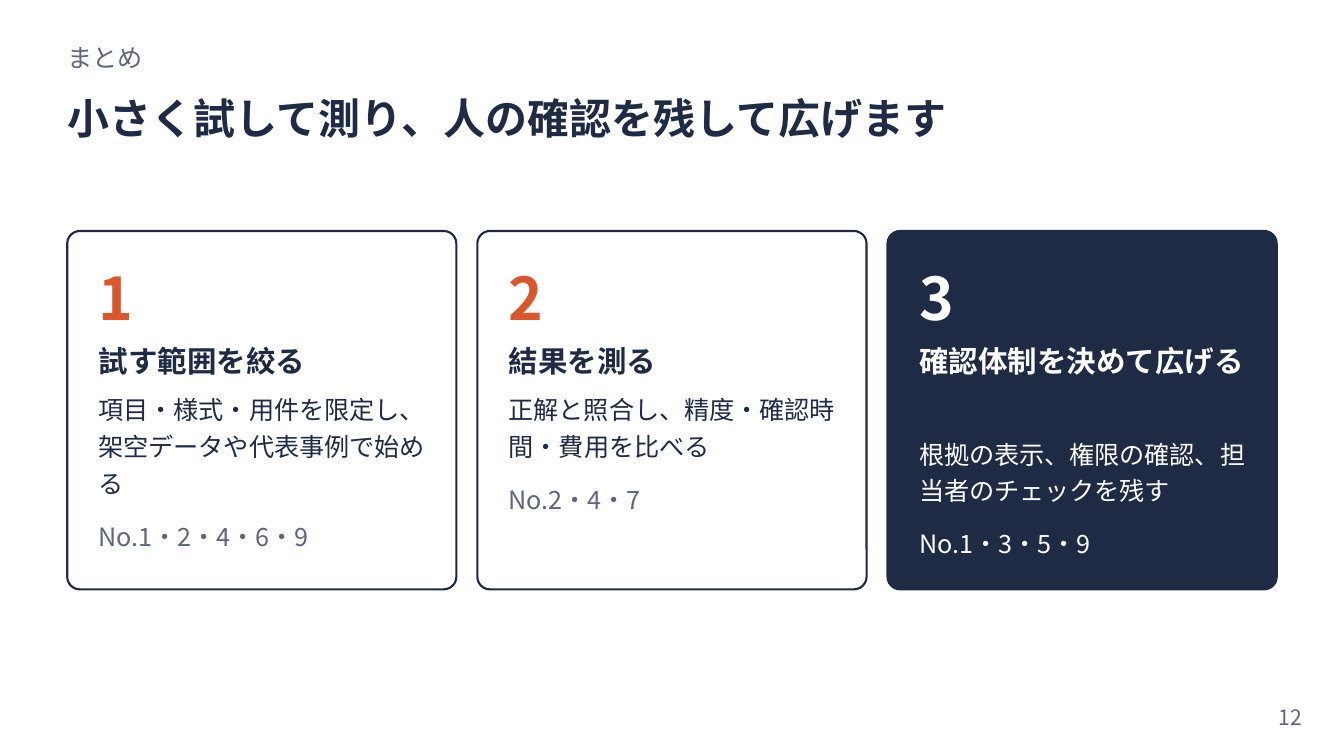
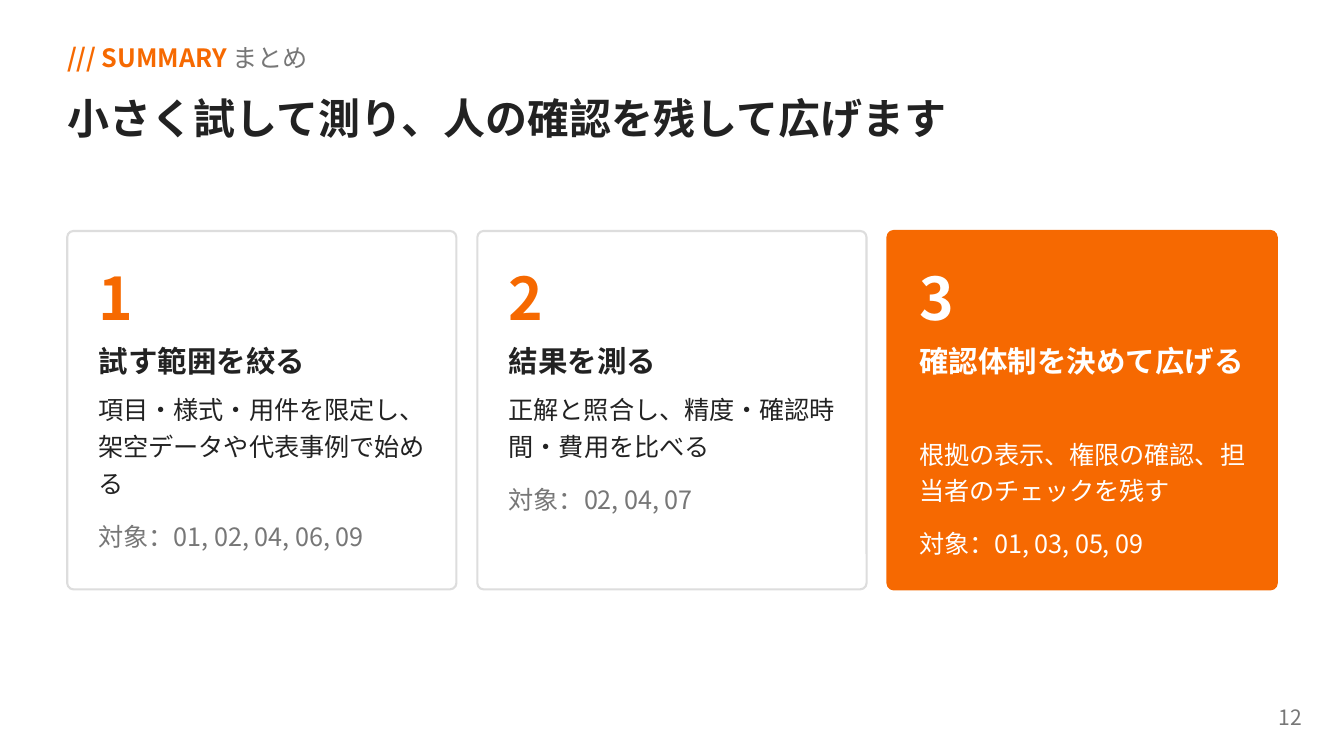
Before and after one commit to yoshiy-dev/yoshiy-dev, a slide deck: slide 12 of outputs/AI活用相談_回答まとめ.pptx. Drawn at 1344x756 pixels with LibreOffice and Linux fonts; fonts in the diff are those of the drawing. Boxes give left, top, right and bottom in pixels: in the first picture for what was removed or moved away, otherwise in the second. Text is boxed around its words. In the diff, an @@ line names an element or a change of style, - is before the commit and + after.

```diff
--- a/outputs/AI活用相談_回答まとめ.pptx
+++ b/outputs/AI活用相談_回答まとめ.pptx
@@ text at (102, 47, 307, 68): text changed; text colour #5E6678 to #F66901; bold on @@
-まとめ
+/// SUMMARY まとめ
@@ rounded rectangle at (67, 231, 457, 590): outline #1F2A44 1.13 pt to #DDDDDD 1.13 pt; proportions changed @@
@@ rounded rectangle at (477, 231, 867, 590): outline #1F2A44 1.13 pt to #DDDDDD 1.13 pt; proportions changed @@
@@ rounded rectangle at (887, 231, 1277, 590): fill #1F2A44 to #F66901; outline #1F2A44 1.13 pt to #F66901 1.13 pt; proportions changed @@
@@ text "1" at (99, 276, 134, 320): text colour #D9572B to #F66901 @@
@@ text "2" at (509, 275, 544, 320): text colour #D9572B to #F66901 @@
@@ text colour #1F2A44 to #222222 in 5 elements at (67, 98, 947, 138), (99, 347, 306, 375), (99, 398, 425, 494), (509, 347, 657, 375), (509, 397, 835, 458) @@
@@ text at (509, 488, 693, 514): text changed; text colour #5E6678 to #777777 @@
-No.2・4・7
+対象：02, 04, 07
@@ text at (99, 525, 364, 551): text changed; text colour #5E6678 to #777777 @@
-No.1・2・4・6・9
+対象：01, 02, 04, 06, 09
@@ text at (919, 532, 1144, 558): text changed @@
-No.1・3・5・9
+対象：01, 03, 05, 09
@@ text "12" at (1279, 709, 1302, 725): text colour #5E6678 to #777777 @@
```
Also in this commit, not shown: 11 other slides changed, 1 other file.
